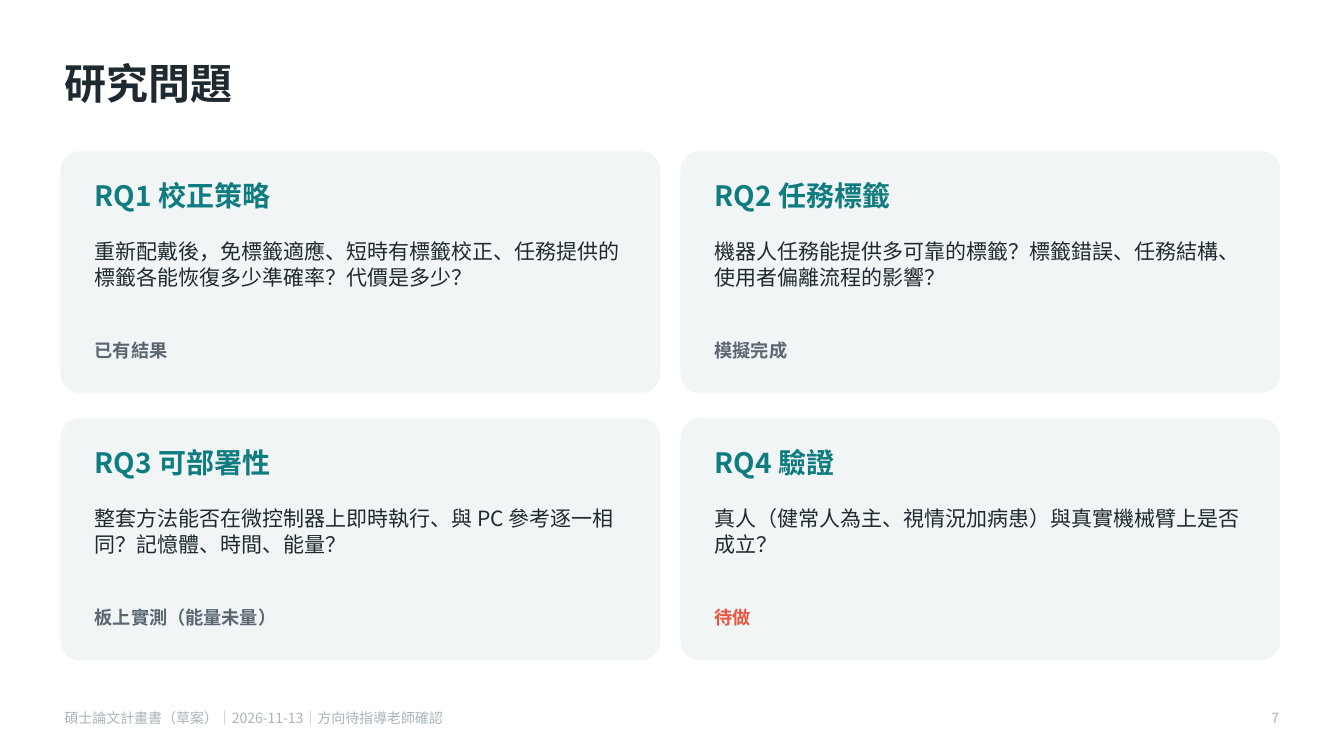
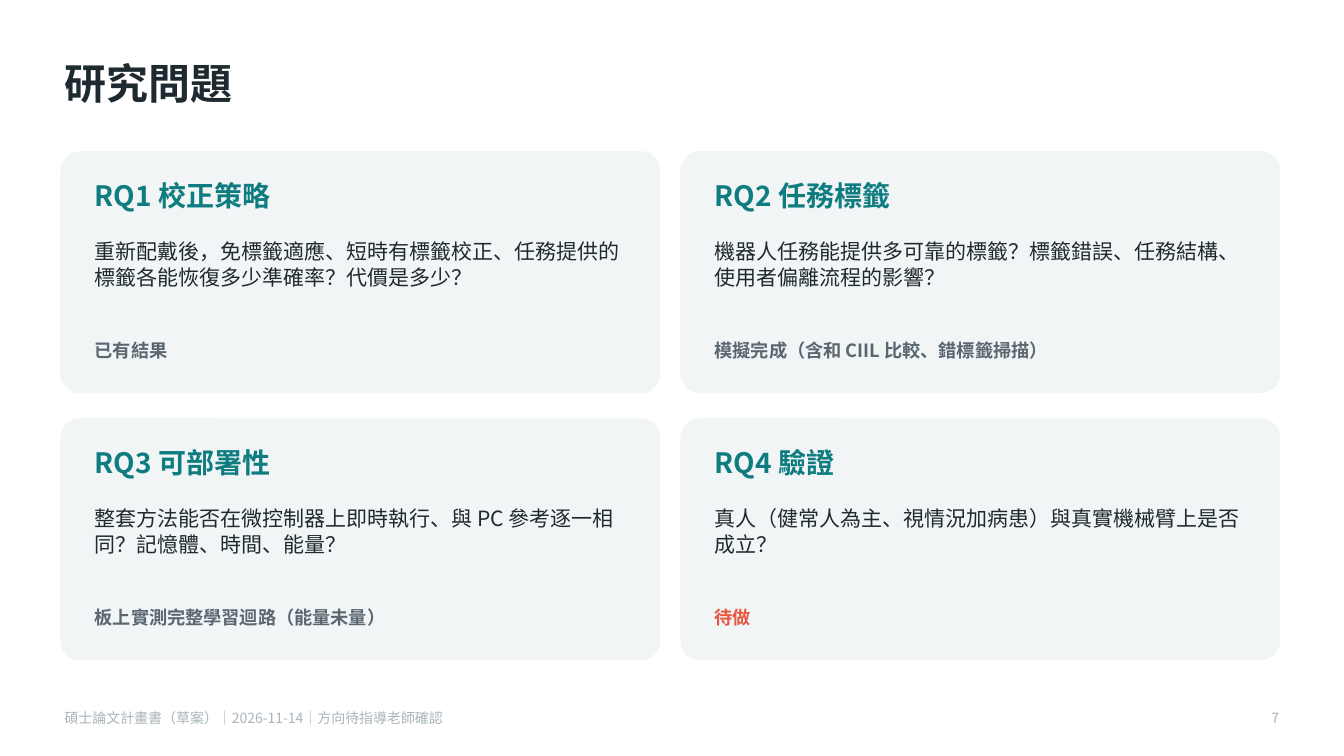
Before and after one commit to momotoofurry/pppp, a slide deck: slide 7 of docs/thesis/碩論計畫書.pptx. Drawn at 1344x756 pixels with LibreOffice and Linux fonts; fonts in the diff are those of the drawing. Boxes give left, top, right and bottom in pixels: in the first picture for what was removed or moved away, otherwise in the second. Text is boxed around its words. In the diff, an @@ line names an element or a change of style, - is before the commit and + after.

```diff
--- a/docs/thesis/碩論計畫書.pptx
+++ b/docs/thesis/碩論計畫書.pptx
@@ text at (x1=715, y1=341, x2=1047, y2=359): text changed @@
-模擬完成
+模擬完成（含和 CIIL 比較、錯標籤掃描）
@@ text at (x1=95, y1=608, x2=386, y2=626): text changed @@
-板上實測（能量未量）
+板上實測完整學習迴路（能量未量）
@@ text at (x1=64, y1=711, x2=442, y2=724): text changed @@
-碩士論文計畫書（草案）｜2026-11-13｜方向待指導老師確認
+碩士論文計畫書（草案）｜2026-11-14｜方向待指導老師確認
```
Also in this commit, not shown: 20 other slides changed, 6 slides added, 42 other files.
